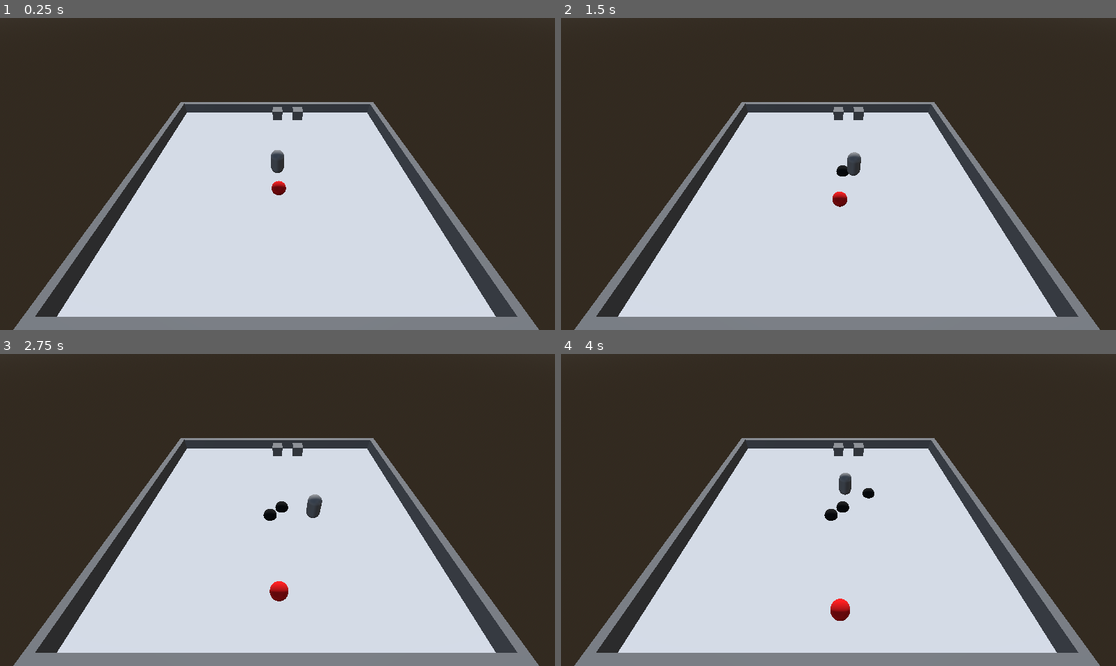
Above: before the commit, frames 1-4 (two rows, left to right).
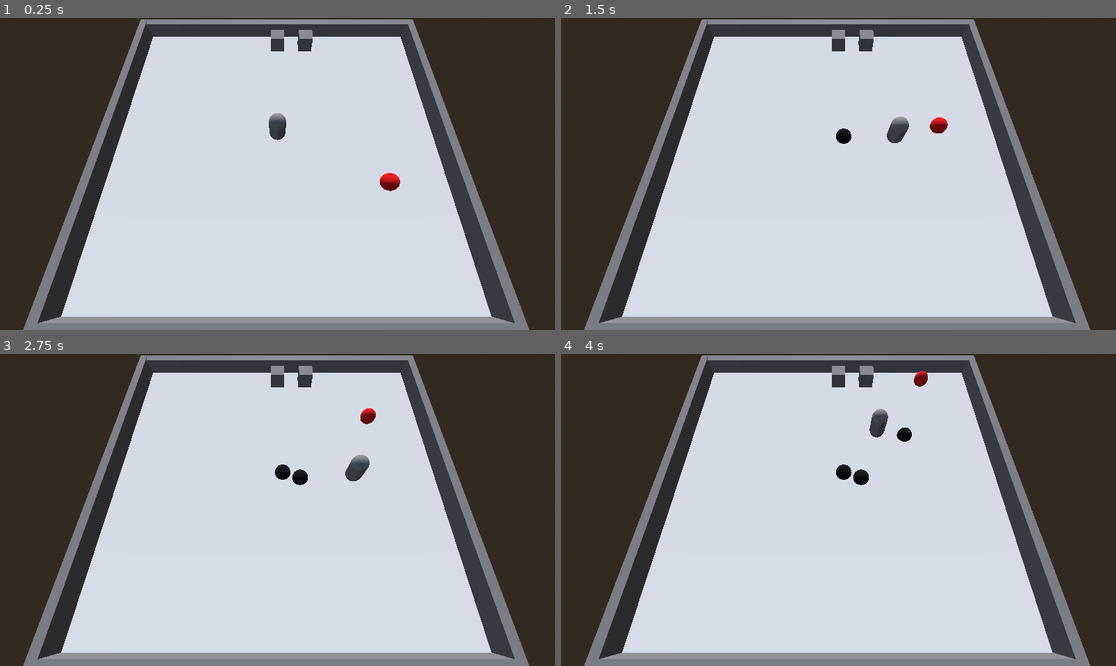
Above: after the commit, the same moments.

Repository: imalexlov1/BomberMan
Game: Godot game, scene res://bomberman/main.tscn
Same seed, same stepped clock (60 frames per second), same inputs: the game is played once before the commit and once after it.
Inputs:
- Up to frame 1 (0.25 s): no input
- Up to frame 2 (1.5 s): hold D (droite) 0.53-1.28 s; tap Keypad 0 (poser_bombe) at 0.6 s; hold Left (gauche) from 1.28 s (still down); tap S (reculer) at 1.35 s
- Up to frame 3 (2.75 s): release Left (gauche) at 2.03 s; hold D (droite) from 2.03 s (still down); tap Keypad 0 (poser_bombe) at 2.1 s
- Up to frame 4 (4 s): release D (droite) at 2.78 s; hold W (avancer) 2.78-3.53 s; tap S (reculer) at 2.85 s; hold Left (gauche) from 3.53 s (still down); tap Keypad 0 (poser_bombe) at 3.6 s

The runs differ from the first frame. In frame 1, 27% of the frame differs, in the area x 2-98%, y 0-100%; in frame 2, 27%; in frame 3, 28%; in frame 4, 27%.

Commit message:
Fix perso and camera

Diff:
--- a/bomberman/ennemi/ennemi.gd
+++ b/bomberman/ennemi/ennemi.gd
@@ -15,15 +15,14 @@
 func choose_new_direction():
 	# Les 4 directions possibles
 	var directions = [Vector3.FORWARD, Vector3.BACK, Vector3.LEFT, Vector3.RIGHT]
-	# On mélange et on choisi
-	directions.shuffle()
-	current_direction = directions[0]
+	# On choisi un aléatoire
+	current_direction = directions.pick_random()
 
 func die():
 	print("Ennemi Mort ...")
-
 	# L'ennemi disparaît
 	queue_free()
 
 func _on_hit_box_body_entered(body: Node3D) -> void:
-	print("Joueur touché !")
+	if body.has_method("take_damage"):
+		body.take_damage()
--- a/bomberman/main.tscn
+++ b/bomberman/main.tscn
@@ -22,7 +22,7 @@
 environment = SubResource("Environment_1bvp3")
 
 [node name="Camera3D" type="Camera3D" parent="."]
-transform = Transform3D(1, 0, 0, 0, 0.7071068, 0.7071068, 0, -0.7071068, 0.7071068, 0, 11.312714, 11.515271)
+transform = Transform3D(1, 0, 0, 0, 0.367232, 0.9301294, 0, -0.9301294, 0.367232, 0, 11.391029, 7.070627)
 
 [node name="Mur" parent="." instance=ExtResource("1_0vp4s")]
 transform = Transform3D(1, 0, 0, 0, 1, 0, 0, 0, 1, 0, -0.3007927, -9.472788)
@@ -31,13 +31,12 @@
 transform = Transform3D(1.1, 0, 0, 0, 1.1, 0, 0, 0, 1.1, 0, 0, 0)
 
 [node name="Bombe" parent="." instance=ExtResource("3_qpluv")]
-transform = Transform3D(1, 0, 0, 0, 1, 0, 0, 0, 1, 2.906168, 0.4771459, 0)
-visible = false
+transform = Transform3D(1, 0, 0, 0, 1, 0, 0, 0, 1, 2.906168, -0.9944837, 0)
 
 [node name="Personnage" parent="." instance=ExtResource("4_fnspe")]
 
 [node name="Ennemi" parent="." instance=ExtResource("5_45vn0")]
-transform = Transform3D(1, 0, 0, 0, 1, 0, 0, 0, 1, 0.088581085, 0.47955978, 2.9526322)
+transform = Transform3D(1, 0, 0, 0, 1, 0, 0, 0, 1, 6.30313, 0.47955978, 4.037243)
 
 [node name="DirectionalLight3D" type="DirectionalLight3D" parent="."]
 transform = Transform3D(1, 0, 0, 0, -0.8660253, 0.5, 0, -0.5, -0.8660253, 0, 4.7018056, 0)
--- a/bomberman/personnage/personnage.gd
+++ b/bomberman/personnage/personnage.gd
@@ -5,6 +5,15 @@
 @export var rotation_speed = 10.0
 
 @export var bomb_scene : PackedScene
+
+@export var init_live = 3
+var current_lives = init_live
+
+var start_position : Vector3
+
+func _ready ():
+	# On mémorise la position au lancement du jeu pour le respawn
+	start_position = global_position
 
 func _physics_process(delta):
 	if not is_on_floor():
@@ -33,3 +42,22 @@
 		var new_bomb = bomb_scene.instantiate()
 		get_parent().add_child(new_bomb)
 		new_bomb.global_position = global_position
+
+func take_damage():
+	current_lives -= 1
+	print("Vies : ", current_lives)
+
+	if current_lives > 0 :
+		respawn()
+	else :
+		game_over()
+
+func respawn():
+	print("Respawn")
+	global_position = start_position
+
+	velocity.x = move_toward(velocity.x, 0, speed)
+	velocity.z = move_toward(velocity.z, 0, speed)
+
+func game_over():
+	print("Game over")
